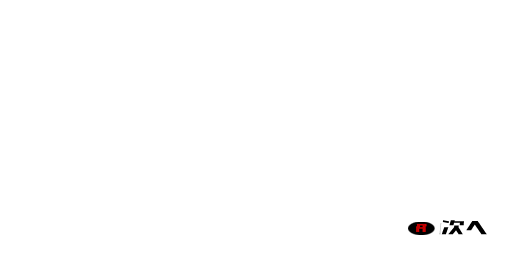
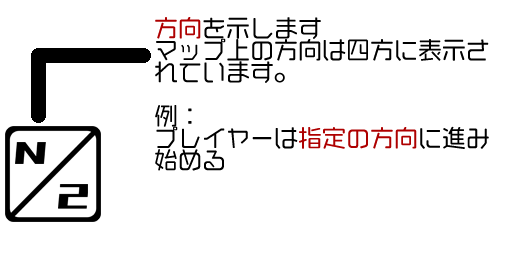
Layers edited between the first and the second 512px x 256px image:
showed group "Info" (5 layers) over [5, 17, 489, 222]
renamed "方向を示す 例： プレイヤーは指定の方向に進み始める" to "方向を示します マップ上の方向は四方に表示されています。 例： プレイヤーは指定の方向に進み始める", painted on it over [155, 17, 489, 171]
hid "次へ", painted on it over [441, 220, 487, 235]
hid "close" over [408, 222, 442, 235]
